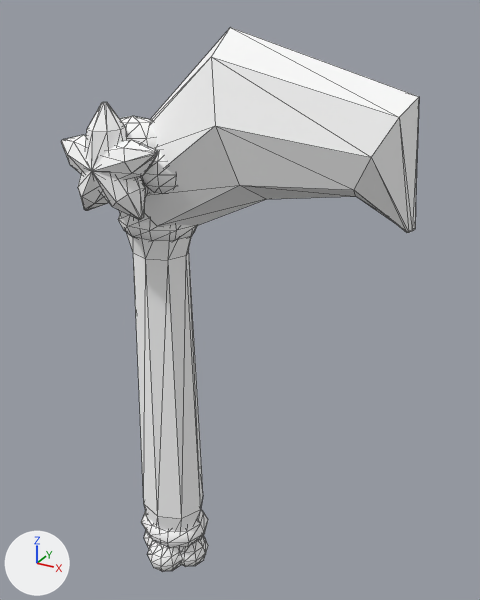
Renders of the OBJ model src/main/resources/assets/sunlit_journal_core/models/fantasy/star_cloud/hoe.obj from each side of a commit.
Before and after are seen from a 50 mm camera at (0.973, -1.153, 0.803) aimed at (0.61, -0.493, 0.473). Arrows for +X, +Y and +Z are at lower left; the lights stay in place. The older version comes first. Mesh edges are drawn as thin lines. Where no turn or scale is listed for an object, it has been applied to the vertices. Vertices at exactly the same position are counted once.

In view in the first picture: 'hoe'.
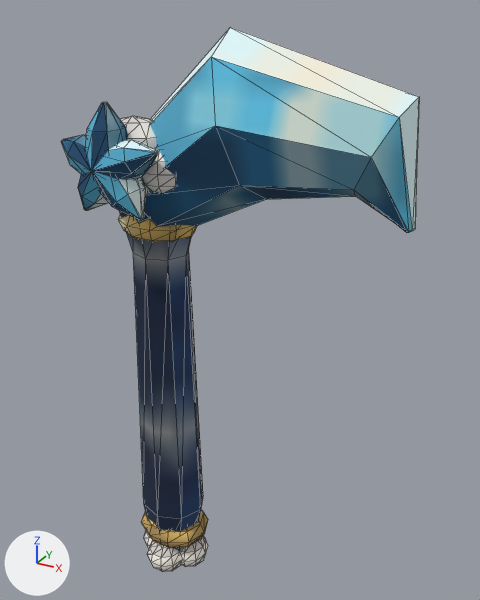
Pixel boxes [x1, y1, x2, y2] of what changed, in the pictures (480 x 600 px):
'hoe', surface changed (darker): [61, 27, 419, 568] in both
part 1 of me_hoe, surface changed (darker): [61, 27, 419, 570] in both

What changed in the scene script:
```text
Add img_light:
    img_light = load_image('light', '../../../textures/item/fantasy_materials/star_cloud/light.png', 64, 64, 'sRGB')
Add img_main:
    img_main = load_image('main', '../../../textures/item/fantasy_materials/star_cloud/main.png', 64, 64, 'sRGB')
Add img_shade:
    img_shade = load_image('shade', '../../../textures/item/fantasy_materials/star_cloud/shade.png', 64, 64, 'sRGB')
Add img_edge:
    img_edge = load_image('edge', '../../../textures/item/fantasy_materials/star_cloud/edge.png', 64, 64, 'sRGB')
Add img_secondary:
    img_secondary = load_image('secondary', '../../../textures/item/fantasy_materials/star_cloud/secondary.png', 64, 64, 'sRGB')
Add img_metal:
    img_metal = load_image('metal', '../../../textures/item/fantasy_materials/star_cloud/metal.png', 64, 64, 'sRGB')
Add img_grip:
    img_grip = load_image('grip', '../../../textures/item/fantasy_materials/star_cloud/grip.png', 32, 32, 'sRGB')
Add img_grip_shade:
    img_grip_shade = load_image('grip_shade', '../../../textures/item/fantasy_materials/star_cloud/grip_shade.png', 32, 32, 'sRGB')
Change mat_grip_shade:
    mat_grip_shade.texture: img_fantasy_white -> img_grip_shade
Change mat_grip:
    mat_grip.texture: img_fantasy_white -> img_grip
Change mat_metal:
    mat_metal.texture: img_fantasy_white -> img_metal
Change mat_secondary:
    mat_secondary.texture: img_fantasy_white -> img_secondary
Change mat_edge:
    mat_edge.texture: img_fantasy_white -> img_edge
Change mat_shade:
    mat_shade.texture: img_fantasy_white -> img_shade
Change mat_main:
    mat_main.texture: img_fantasy_white -> img_main
Change mat_light:
    mat_light.texture: img_fantasy_white -> img_light
Change me_hoe:
    where me_hoe.from_pydata(...)  # 768 vertices, 1472 faces; spans x 0.428..0.816, y -0.617..-0.429, z 0.015..0.785
    used by ob_hoe; location = (0.0, 0.0, 0.0)
    me_hoe part 1: texture (UV) coordinates of 1472 of 1472 faces, centred in x 0.432..0.814, y -0.612..-0.44, z 0.017..0.757, changed; they spanned u 0.5..0.5, v 0.5..0.5 and now span u 0.0..1.0, v 0.0..1.0
```
